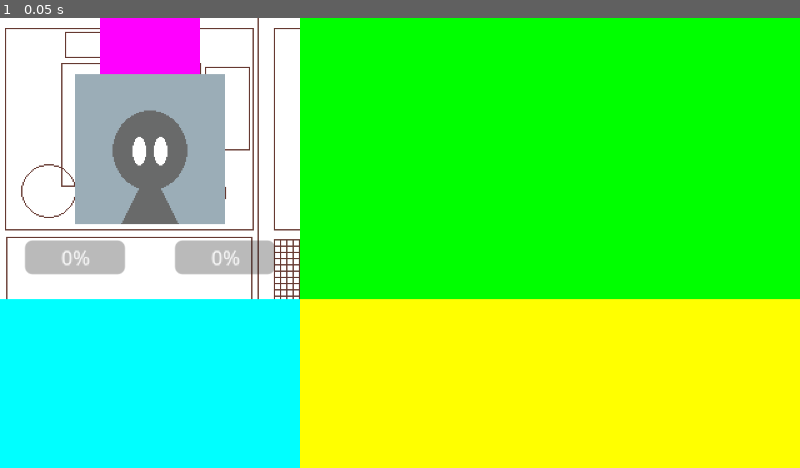
Above: before the commit, frame 1.
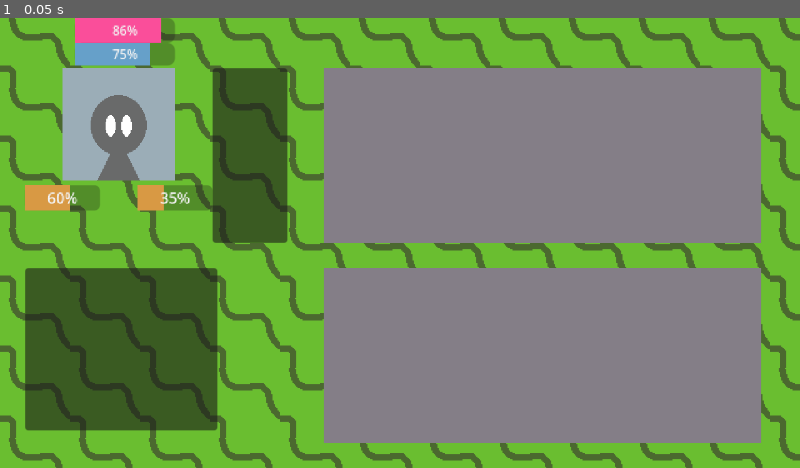
Above: after the commit, the same moment.

Repository: AntAunt/2.1bnGame
Game: Godot game, scene res://Scenes/main.tscn
Same seed, same stepped clock (60 frames per second), same inputs: the game is played once before the commit and once after it.
Inputs:
- Up to frame 1 (0.05 s): no input

The runs differ from the first frame. In frame 1, 98% of the frame differs, in the area x 0-100%, y 0-100%.

Commit message:
v0.0.3 finish general layout

Diff:
--- /dev/null
+++ b/2.1bn-game/Scenes/UI/enemy_screen.tscn
@@ -0,0 +1,19 @@
+[gd_scene load_steps=2 format=3 uid="uid://bvbo30fxqogw"]
+
+[ext_resource type="Texture2D" uid="uid://8136kc15iy62" path="res://Placeholder Assets/Enemy Screen Template.png" id="1_2cf6n"]
+
+[node name="EnemyScreen" type="MarginContainer"]
+custom_minimum_size = Vector2(400, 180)
+offset_right = 400.0
+offset_bottom = 180.0
+size_flags_horizontal = 3
+theme_override_constants/margin_left = 25
+theme_override_constants/margin_top = 40
+
+[node name="Control" type="Control" parent="."]
+custom_minimum_size = Vector2(350, 80)
+layout_mode = 2
+
+[node name="Sprite2D" type="Sprite2D" parent="Control"]
+texture = ExtResource("1_2cf6n")
+centered = false
--- /dev/null
+++ b/2.1bn-game/Scenes/UI/item_list.tscn
@@ -0,0 +1,18 @@
+[gd_scene format=3 uid="uid://d2ddh7haoq2rv"]
+
+[node name="ItemList" type="MarginContainer"]
+z_index = -1
+custom_minimum_size = Vector2(0, 100)
+offset_right = 180.0
+offset_bottom = 180.0
+size_flags_vertical = 3
+
+[node name="MarginContainer" type="MarginContainer" parent="."]
+layout_mode = 2
+theme_override_constants/margin_left = 20
+theme_override_constants/margin_top = 20
+theme_override_constants/margin_right = 60
+theme_override_constants/margin_bottom = 30
+
+[node name="ItemList" type="ItemList" parent="MarginContainer"]
+layout_mode = 2
--- /dev/null
+++ b/2.1bn-game/Scenes/UI/minefield.tscn
@@ -0,0 +1,18 @@
+[gd_scene load_steps=2 format=3 uid="uid://b0xynucrum12h"]
+
+[ext_resource type="Texture2D" uid="uid://8136kc15iy62" path="res://Placeholder Assets/Enemy Screen Template.png" id="1_8bb31"]
+
+[node name="Minefield" type="MarginContainer"]
+custom_minimum_size = Vector2(400, 180)
+offset_right = 400.0
+offset_bottom = 180.0
+size_flags_horizontal = 3
+theme_override_constants/margin_left = 25
+theme_override_constants/margin_top = 20
+
+[node name="Control" type="Control" parent="."]
+layout_mode = 2
+
+[node name="Sprite2D" type="Sprite2D" parent="Control"]
+texture = ExtResource("1_8bb31")
+centered = false
--- a/2.1bn-game/Scenes/UI/player_avatar.tscn
+++ b/2.1bn-game/Scenes/UI/player_avatar.tscn
@@ -1,6 +1,12 @@
-[gd_scene load_steps=3 format=3 uid="uid://r8lc8g81aijf"]
+[gd_scene load_steps=7 format=3 uid="uid://r8lc8g81aijf"]
 
 [ext_resource type="Texture2D" uid="uid://fjeu5mt8fkk1" path="res://Placeholder Assets/Avatar Placeholder.png" id="1_k6pgd"]
+
+[sub_resource type="StyleBoxFlat" id="StyleBoxFlat_7w3bt"]
+bg_color = Color(0.980568, 0.303996, 0.60207, 1)
+
+[sub_resource type="StyleBoxFlat" id="StyleBoxFlat_wfmfn"]
+bg_color = Color(0.402085, 0.628467, 0.789856, 1)
 
 [sub_resource type="SpriteFrames" id="SpriteFrames_u35yf"]
 animations = [{
@@ -13,8 +19,14 @@
 "speed": 5.0
 }]
 
+[sub_resource type="StyleBoxFlat" id="StyleBoxFlat_lst4c"]
+bg_color = Color(0.847059, 0.6, 0.266667, 1)
+
+[sub_resource type="StyleBoxFlat" id="StyleBoxFlat_jylho"]
+bg_color = Color(0.847059, 0.6, 0.266667, 1)
+
 [node name="PlayerAvatar" type="VBoxContainer"]
-custom_minimum_size = Vector2(240, 180)
+custom_minimum_size = Vector2(180, 100)
 offset_right = 240.0
 offset_bottom = 180.0
 size_flags_vertical = 3
@@ -25,13 +37,28 @@
 
 [node name="MarginContainer" type="MarginContainer" parent="HealthBar"]
 layout_mode = 2
-theme_override_constants/margin_left = 80
-theme_override_constants/margin_right = 80
+theme_override_constants/margin_left = 60
+theme_override_constants/margin_right = 94
 
-[node name="ColorRect" type="ColorRect" parent="HealthBar/MarginContainer"]
-custom_minimum_size = Vector2(80, 45)
+[node name="VBoxContainer" type="VBoxContainer" parent="HealthBar/MarginContainer"]
+custom_minimum_size = Vector2(0, 40)
 layout_mode = 2
-color = Color(1, 0, 1, 1)
+theme_override_constants/separation = 0
+
+[node name="ProgressBar" type="ProgressBar" parent="HealthBar/MarginContainer/VBoxContainer"]
+custom_minimum_size = Vector2(80, 20)
+layout_mode = 2
+theme_override_font_sizes/font_size = 10
+theme_override_styles/fill = SubResource("StyleBoxFlat_7w3bt")
+step = 1.0
+value = 86.0
+
+[node name="ProgressBar2" type="ProgressBar" parent="HealthBar/MarginContainer/VBoxContainer"]
+layout_mode = 2
+theme_override_font_sizes/font_size = 10
+theme_override_styles/fill = SubResource("StyleBoxFlat_wfmfn")
+step = 1.0
+value = 75.0
 
 [node name="Thumbnail" type="HBoxContainer" parent="."]
 layout_mode = 2
@@ -39,24 +66,27 @@
 
 [node name="MarginContainer" type="MarginContainer" parent="Thumbnail"]
 layout_mode = 2
-theme_override_constants/margin_left = 60
+theme_override_constants/margin_left = 50
 theme_override_constants/margin_bottom = 60
 
 [node name="Control" type="Control" parent="Thumbnail/MarginContainer"]
-custom_minimum_size = Vector2(120, 120)
+custom_minimum_size = Vector2(120, 80)
 layout_mode = 2
 
 [node name="AnimatedSprite2D" type="AnimatedSprite2D" parent="Thumbnail/MarginContainer/Control"]
+scale = Vector2(0.75, 0.75)
 sprite_frames = SubResource("SpriteFrames_u35yf")
 centered = false
 
 [node name="LeftAbility" type="Control" parent="Thumbnail/MarginContainer/Control/AnimatedSprite2D"]
-custom_minimum_size = Vector2(80, 80)
+custom_minimum_size = Vector2(80, 20)
 layout_mode = 3
 anchor_top = 1.0
 anchor_bottom = 1.0
+offset_left = -40.0
 offset_top = -40.0
 offset_right = 40.0
+offset_bottom = 40.0
 grow_horizontal = 0
 
 [node name="ProgressBar" type="ProgressBar" parent="Thumbnail/MarginContainer/Control/AnimatedSprite2D/LeftAbility"]
@@ -64,10 +94,13 @@
 anchors_preset = 2
 anchor_top = 1.0
 anchor_bottom = 1.0
-offset_top = -27.0
+offset_top = -35.0
 offset_right = 80.0
+offset_bottom = -8.0
 grow_vertical = 0
+theme_override_styles/fill = SubResource("StyleBoxFlat_lst4c")
 step = 1.0
+value = 60.0
 
 [node name="RightAbility" type="Control" parent="Thumbnail/MarginContainer/Control/AnimatedSprite2D"]
 layout_mode = 3
@@ -85,10 +118,13 @@
 anchors_preset = 2
 anchor_top = 1.0
 anchor_bottom = 1.0
-offset_top = -27.0
+offset_top = -35.0
 offset_right = 80.0
+offset_bottom = -8.0
 grow_vertical = 0
+theme_override_styles/fill = SubResource("StyleBoxFlat_jylho")
 step = 1.0
+value = 35.0
 
 [node name="ItemList" type="ItemList" parent="Thumbnail"]
 z_index = -1
--- a/2.1bn-game/Scenes/main.tscn
+++ b/2.1bn-game/Scenes/main.tscn
@@ -1,19 +1,18 @@
-[gd_scene load_steps=3 format=3 uid="uid://bjvbwk2n66rs8"]
+[gd_scene load_steps=6 format=3 uid="uid://bjvbwk2n66rs8"]
 
-[ext_resource type="Texture2D" uid="uid://dn8hl1f7r8tph" path="res://Placeholder Assets/Main Template.png" id="1_hhplr"]
+[ext_resource type="Texture2D" uid="uid://bug8dkd2ewi0y" path="res://Placeholder Assets/Template Background.png" id="1_2b1t0"]
 [ext_resource type="PackedScene" uid="uid://r8lc8g81aijf" path="res://Scenes/UI/player_avatar.tscn" id="2_8eevl"]
+[ext_resource type="PackedScene" uid="uid://d2ddh7haoq2rv" path="res://Scenes/UI/item_list.tscn" id="3_48w01"]
+[ext_resource type="PackedScene" uid="uid://bvbo30fxqogw" path="res://Scenes/UI/enemy_screen.tscn" id="3_ylsem"]
+[ext_resource type="PackedScene" uid="uid://b0xynucrum12h" path="res://Scenes/UI/minefield.tscn" id="5_y5at3"]
 
 [node name="main" type="Node2D"]
 texture_filter = 1
 
 [node name="Sprite2D" type="Sprite2D" parent="."]
-texture = ExtResource("1_hhplr")
+z_index = -2
+texture = ExtResource("1_2b1t0")
 centered = false
-
-[node name="Camera2D" type="Camera2D" parent="."]
-scale = Vector2(0.5, 0.5)
-anchor_mode = 0
-zoom = Vector2(2, 2)
 
 [node name="GridContainer" type="GridContainer" parent="."]
 offset_right = 640.0
@@ -25,20 +24,16 @@
 [node name="PlayerAvatar" parent="GridContainer" instance=ExtResource("2_8eevl")]
 layout_mode = 2
 
-[node name="EnemyScreen" type="ColorRect" parent="GridContainer"]
-custom_minimum_size = Vector2(400, 180)
+[node name="EnemyScreen" parent="GridContainer" instance=ExtResource("3_ylsem")]
 layout_mode = 2
-size_flags_horizontal = 3
-color = Color(0, 1, 0, 1)
 
-[node name="ItemList" type="ColorRect" parent="GridContainer"]
-custom_minimum_size = Vector2(0, 180)
+[node name="ItemList" parent="GridContainer" instance=ExtResource("3_48w01")]
 layout_mode = 2
-size_flags_vertical = 3
-color = Color(0, 1, 1, 1)
 
-[node name="Minefield" type="ColorRect" parent="GridContainer"]
-custom_minimum_size = Vector2(400, 180)
+[node name="Minefield" parent="GridContainer" instance=ExtResource("5_y5at3")]
 layout_mode = 2
-size_flags_horizontal = 3
-color = Color(1, 1, 0, 1)
+
+[node name="Camera2D" type="Camera2D" parent="."]
+scale = Vector2(0.5, 0.5)
+anchor_mode = 0
+zoom = Vector2(2, 2)
--- a/2.1bn-game/project.godot
+++ b/2.1bn-game/project.godot
@@ -11,7 +11,7 @@
 [application]
 
 config/name="2.1bn Game"
-config/version="v0.0.2"
+config/version="v0.0.3"
 run/main_scene="res://Scenes/main.tscn"
 config/features=PackedStringArray("4.3", "Forward Plus")
 config/icon="res://icon.svg"
Binary file added: 2.1bn-game/Placeholder Assets/Enemy Screen Template.png
Not shown, added: 2.1bn-game/Placeholder Assets/Enemy Screen Template.png.import
Binary file added: 2.1bn-game/Placeholder Assets/Template Background.png
Not shown, added: 2.1bn-game/Placeholder Assets/Template Background.png.import
Binary file added: 2.1bn-game/Placeholder Assets/blue.png
Not shown, added: 2.1bn-game/Placeholder Assets/blue.png.import
Binary file added: 2.1bn-game/Placeholder Assets/red.png
Not shown, added: 2.1bn-game/Placeholder Assets/red.png.import
Binary file added: 2.1bn-game/Placeholder Assets/yellow.png
Not shown, added: 2.1bn-game/Placeholder Assets/yellow.png.import
